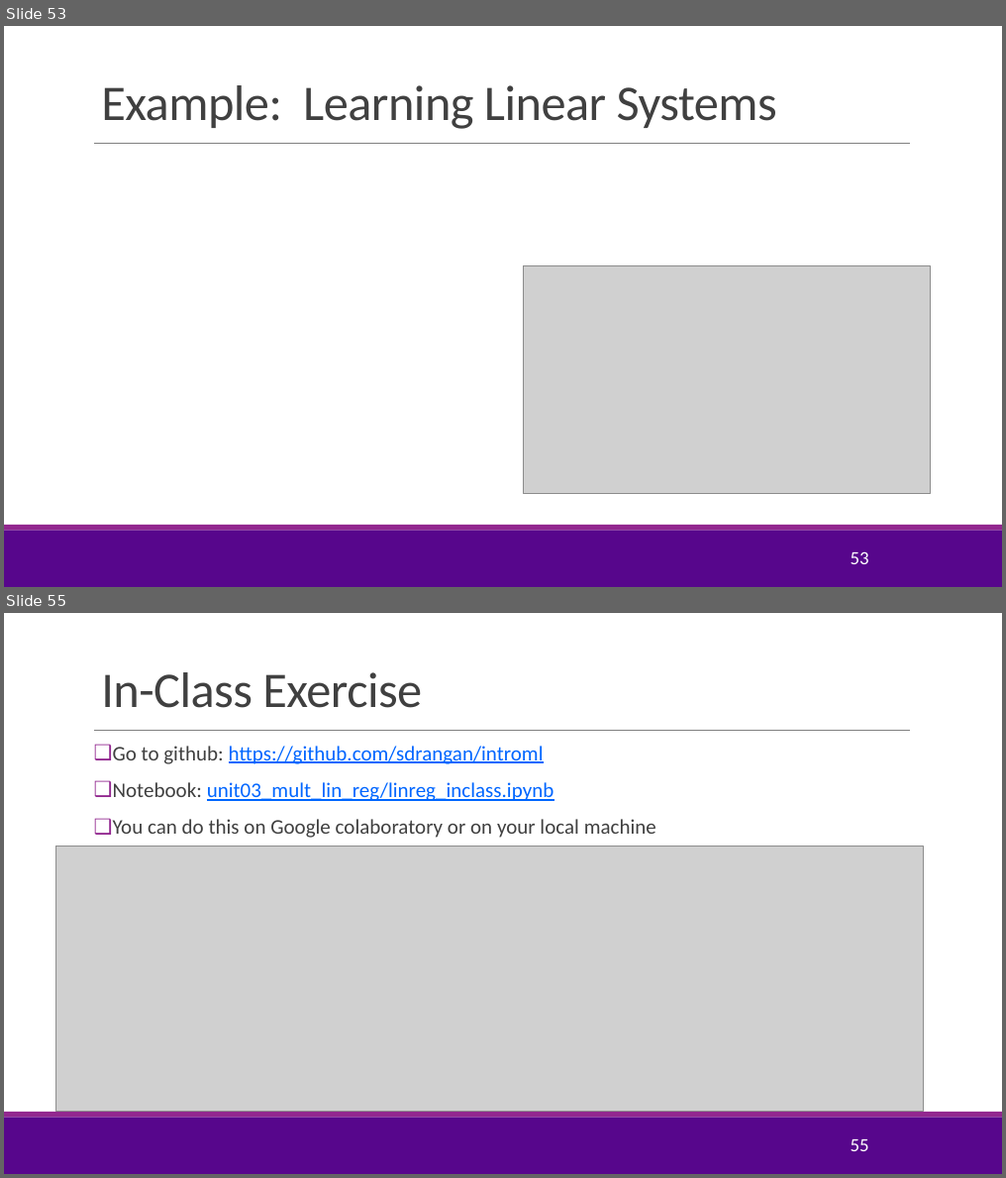
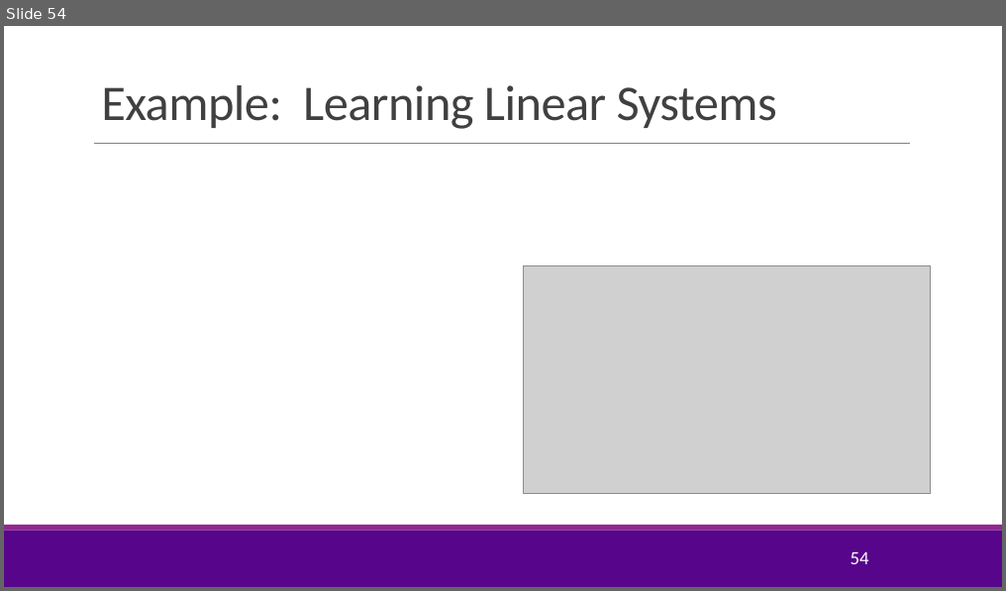
Before and after one commit to pliugithub/MachineLearning, a slide deck: lectures/Lect03_MultLinRegression.pptx. Shown one above the other, each under a label of ours: slides 53 and 55 before the commit, slide 54 after it; the slides between them are not shown. The pictures are 1006x1178 and 1006x591 pixels, drawn with LibreOffice and Linux fonts; fonts in the diff are those of the drawing; grey boxes stand for pictures; background and template pictures are left out. Boxes give left, top, right and bottom in pixels: in the first picture for what was removed or moved away, otherwise in the second. Text is boxed around its words. In the diff, an @@ line names an element or a change of style, - is before the commit and + after.

```diff
--- a/lectures/Lect03_MultLinRegression.pptx
+++ b/lectures/Lect03_MultLinRegression.pptx
@@ slide 55 removed at [4, 613, 1002, 1174], background #FFFFFF; not listed: 3 template elements that a slide beside it also shows @@
@@ title removed at [101, 672, 422, 708] @@
-In-Class Exercise
@@ text removed at [113, 746, 656, 838] @@
-❑ Go to github: https://github.com/sdrangan/introml
-❑ Notebook: unit03_mult_lin_reg/linreg_inclass.ipynb
-❑ You can do this on Google colaboratory or on your local machine
@@ picture removed at [55, 846, 923, 1112] @@
@@ page number removed at [850, 1140, 869, 1152] @@
-55
@@ what was slide 53 is now slide 54 @@
@@ page number at [850, 553, 869, 565]: text changed @@
-53
+54
```
Also in this commit, not shown: 5 slides changed, 1 slide added, 4 other files.
